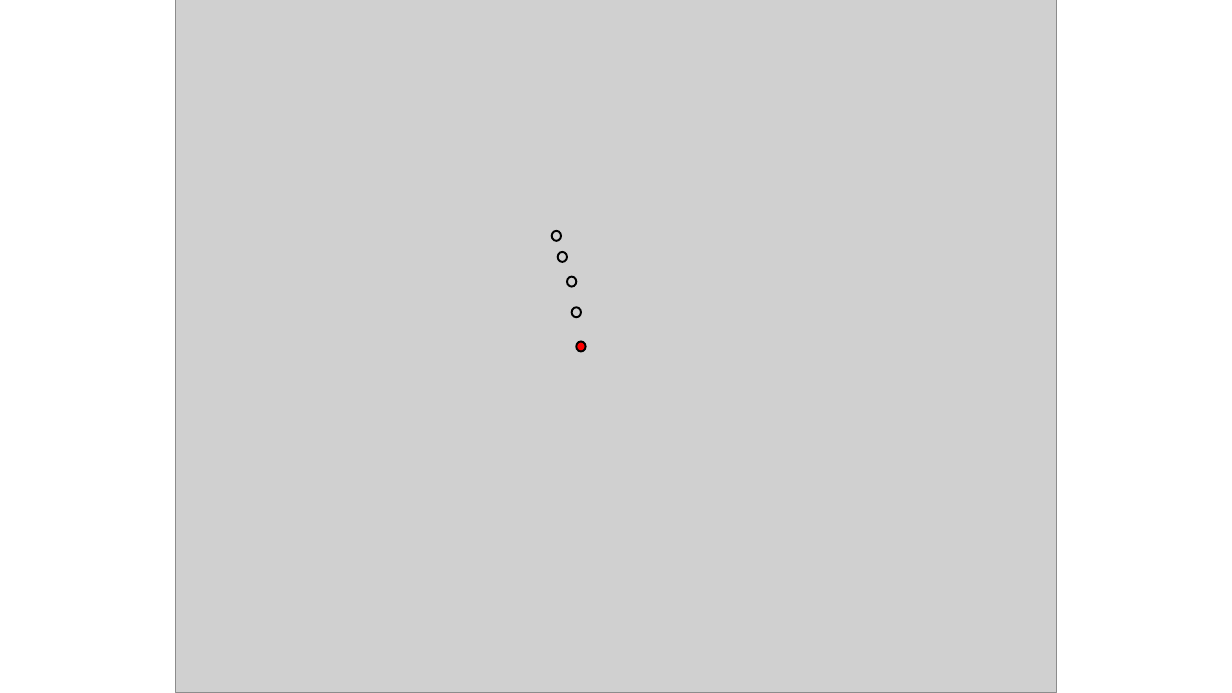
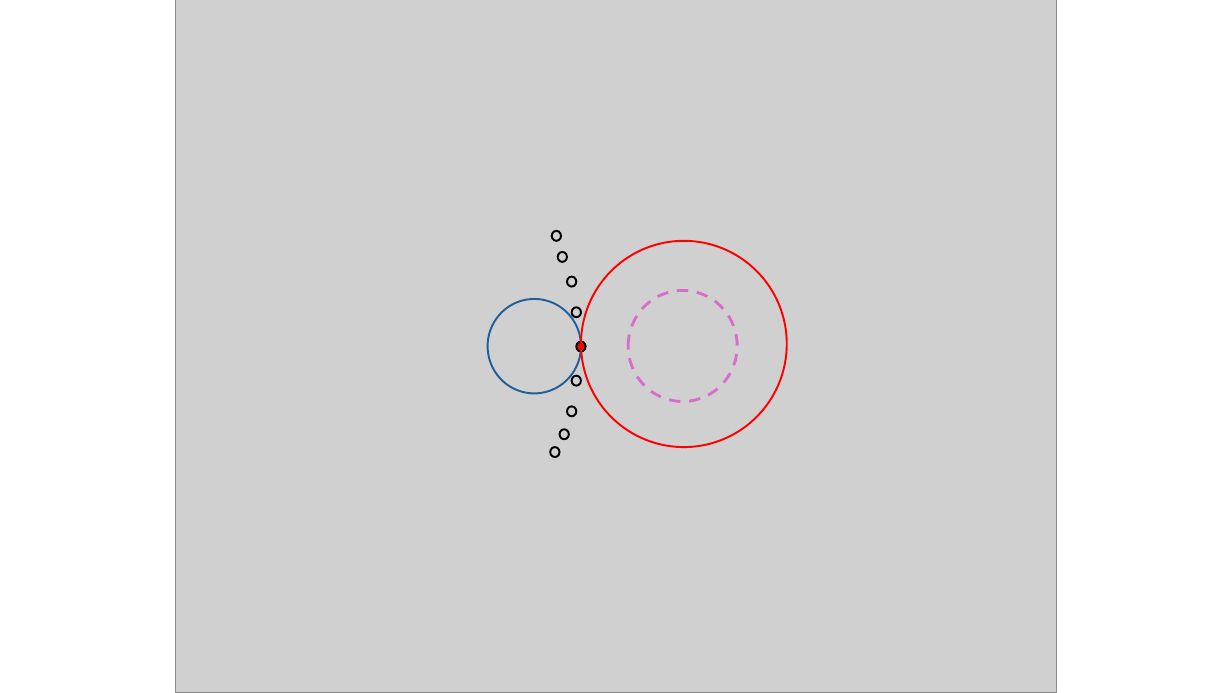
Before and after one commit to tranmidsummer/Teaching, a slide deck: slide 17 of Coniques/2_slides_coniques.pptx (slide 14 before the commit). Drawn at 1232x693 pixels with LibreOffice and Linux fonts; fonts in the diff are those of the drawing; grey boxes stand for pictures. Boxes give left, top, right and bottom in pixels: in the first picture for what was removed or moved away, otherwise in the second. Text is boxed around its words. In the diff, an @@ line names an element or a change of style, - is before the commit and + after.

```diff
--- a/Coniques/2_slides_coniques.pptx
+++ b/Coniques/2_slides_coniques.pptx
@@ ellipse added at (x1=581, y1=241, x2=787, y2=447), outline #FF0000 1.5 pt @@
@@ ellipse added at (x1=488, y1=299, x2=581, y2=394), outline #215F9A 1.5 pt @@
@@ ellipse added at (x1=628, y1=290, x2=738, y2=401), outline #D86ECC 2.25 pt dashed @@
@@ ellipse added at (x1=572, y1=376, x2=581, y2=386), fill #D1D1D1, outline #000000 1.5 pt @@
@@ ellipse added at (x1=567, y1=407, x2=577, y2=417), fill #D1D1D1, outline #000000 1.5 pt @@
@@ ellipse added at (x1=551, y1=447, x2=560, y2=457), fill #D1D1D1, outline #000000 1.5 pt @@
@@ ellipse added at (x1=560, y1=430, x2=569, y2=440), fill #D1D1D1, outline #000000 1.5 pt @@
```
Also in this commit, not shown: 6 other slides changed, 9 slides added, 1 slide removed, 4 other files.
